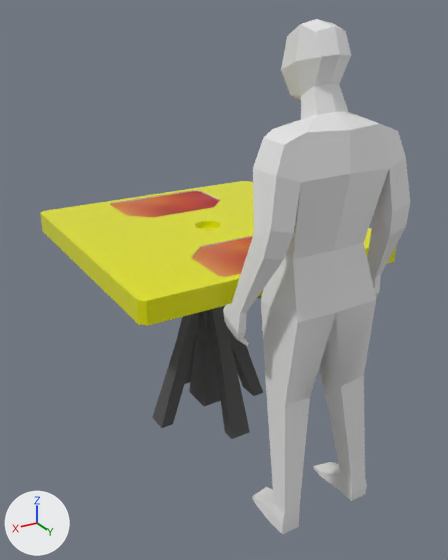
An edit to the Blender file blender/objetos/Table/table.blend, drawn before and after from the same camera.
Rendered twice from a camera (50 mm lens) standing at (1.28, 3.54, 1.77) and looking at (0.04, 1.47, 0.73). Lighting does not change. The marker at lower left points along +X, +Y and +Z.

In view in the first picture: 'Cube', 'Human.001'.
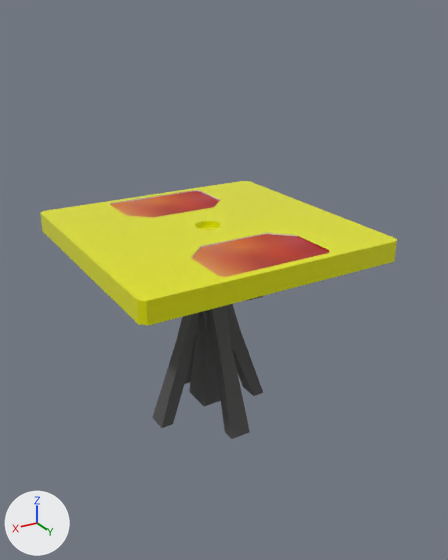
The change in detail:
Object 'Human.001' (ob_human_001) is now hidden.

Changed parts and their boxes [x1, y1, x2, y2] in the pictures (448 x 560 px):
'Human.001', hidden
    before: [223, 19, 410, 534]
